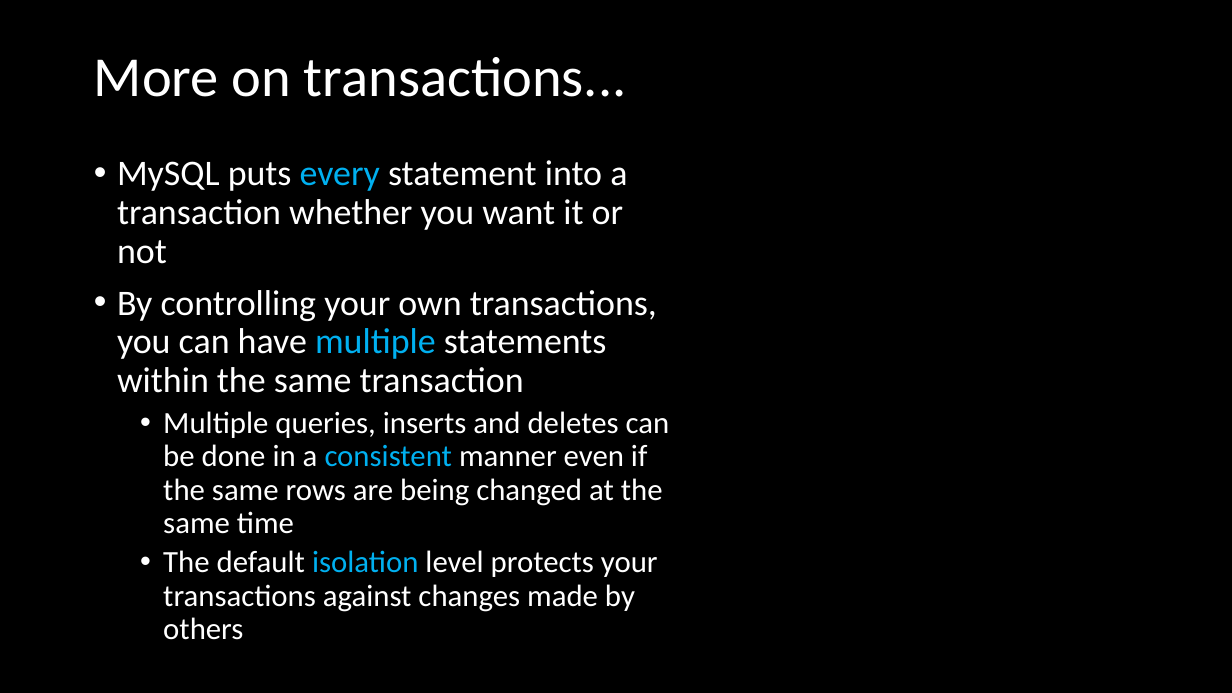
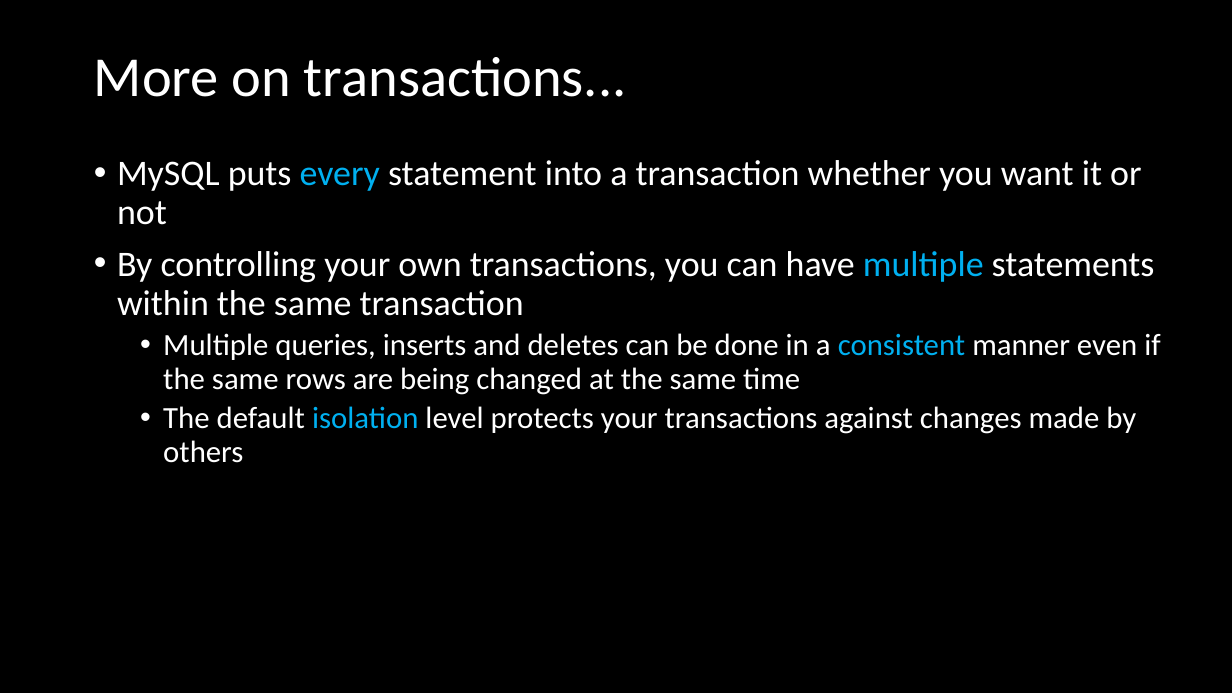
Before and after one commit to ckiefriter1/PT-BESD, a slide deck: slide 10 of Week9/W3.02. Transactions and JDBC.pptx. Drawn at 1232x693 pixels with LibreOffice and Linux fonts; fonts in the diff are those of the drawing. Boxes give left, top, right and bottom in pixels: in the first picture for what was removed or moved away, otherwise in the second. Text is boxed around its words. In the diff, an @@ line names an element or a change of style, - is before the commit and + after.

```diff
--- a/Week9/W3.02. Transactions and JDBC.pptx
+++ b/Week9/W3.02. Transactions and JDBC.pptx
@@ text "MySQL puts every statement into ..." rewrapped from bbox=[117, 160, 670, 640] to bbox=[117, 160, 1160, 463] @@
```
Also in this commit, not shown: 14 other slides changed, 1 slide added, 6 other files.
